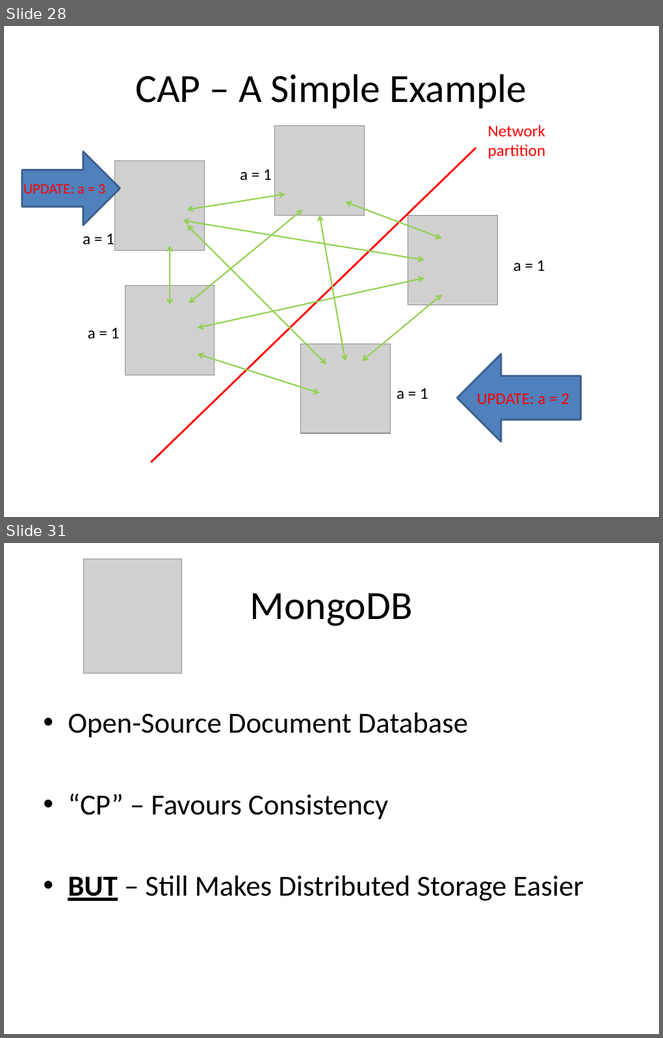
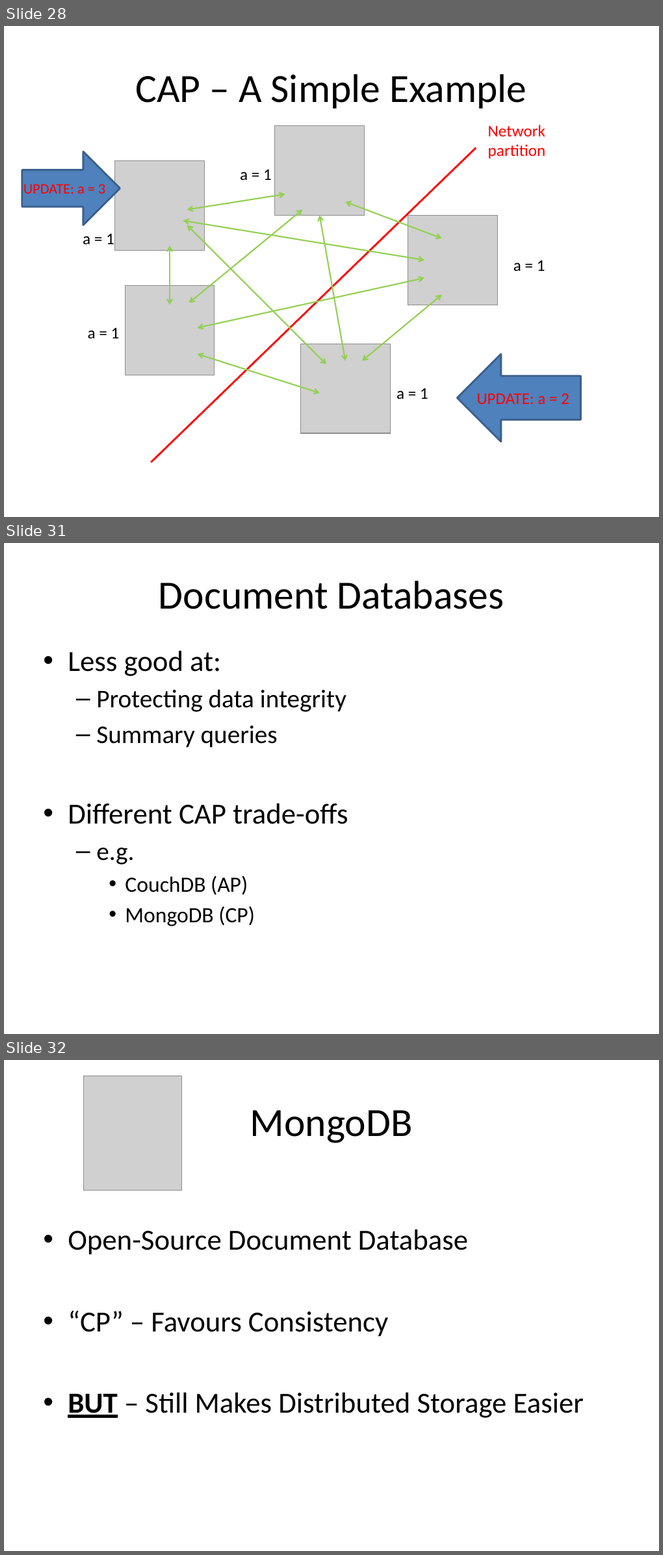
Before and after one commit to alexdgarland/database-demos, a slide deck: Slides/Not Only SQL - Picking A Database for DotNET.pptx. Shown one above the other, each under a label of ours: slides 28 and 31 before the commit, slides 28, 31 and 32 after it; the slides between them are not shown. The pictures are 663x1038 and 663x1555 pixels, drawn with LibreOffice and Linux fonts; fonts in the diff are those of the drawing; grey boxes stand for pictures. Boxes give left, top, right and bottom in pixels: in the first picture for what was removed or moved away, otherwise in the second. Text is boxed around its words. In the diff, an @@ line names an element or a change of style, - is before the commit and + after.

```diff
--- a/Slides/Not Only SQL - Picking A Database for DotNET.pptx
+++ b/Slides/Not Only SQL - Picking A Database for DotNET.pptx
@@ slide 31 added at <box>4,543,659,1034</box>, background #FFFFFF @@
@@ title added at <box>159,581,504,609</box>, 44 pt, text #000000 @@
+Document Databases
@@ text added at <box>68,651,348,927</box>, 28 pt, text #000000 @@
+• Less good at:
+  – Protecting data integrity
+  – Summary queries
+• Different CAP trade-offs
+  – e.g.
+    • CouchDB (AP)
+    • MongoDB (CP)
@@ what was slide 31 is now slide 32 @@
```
Also in this commit, not shown: 15 slides changed.
